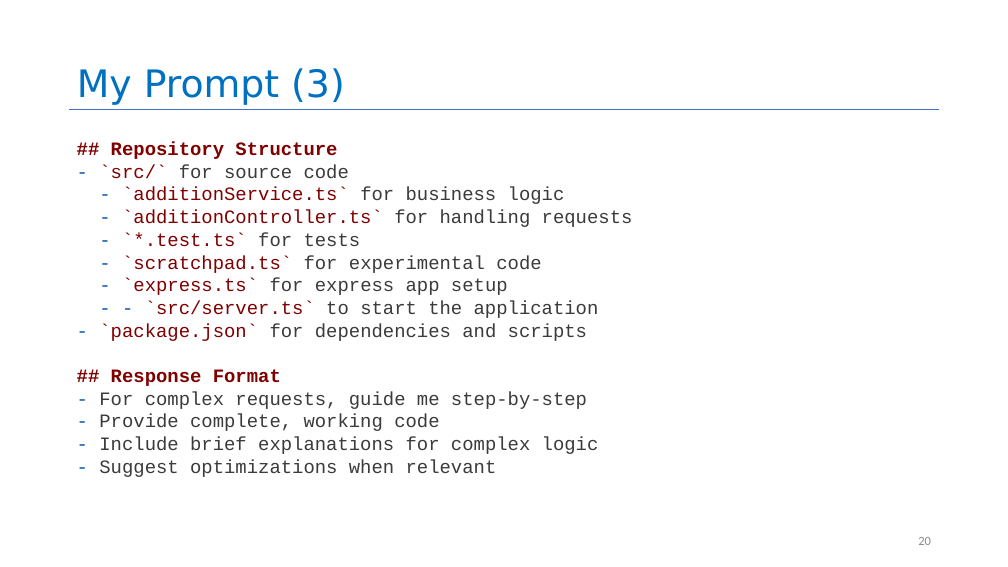
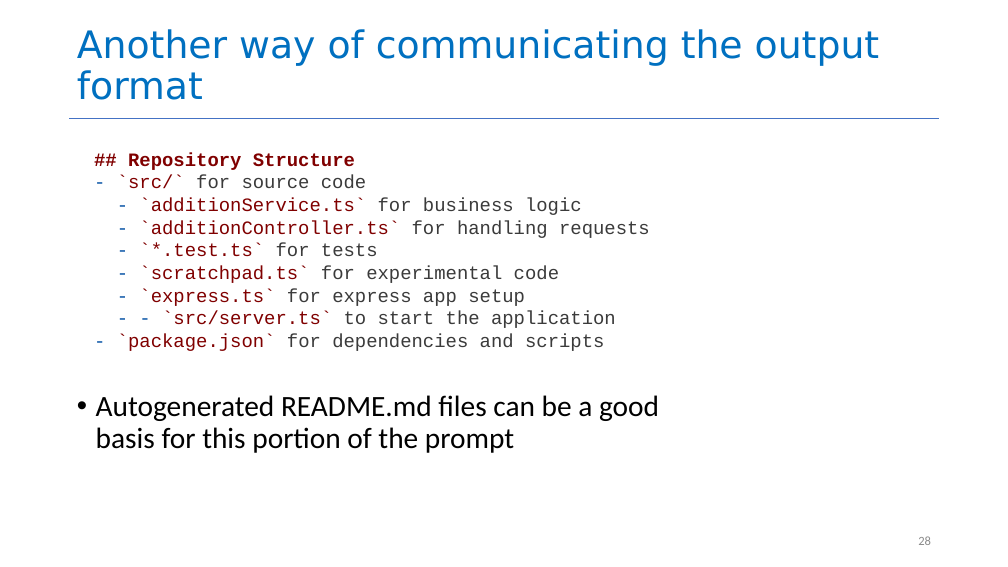
Before and after one commit to neu-se/CS4530-Spring-2026, a slide deck: slide 28 of Slides/Module 16 Using AI Agents.pptx (slide 20 before the commit). Drawn at 1008x567 pixels with LibreOffice and Linux fonts; fonts in the diff are those of the drawing. Boxes give left, top, right and bottom in pixels: in the first picture for what was removed or moved away, otherwise in the second. Text is boxed around its words. In the diff, an @@ line names an element or a change of style, - is before the commit and + after.

```diff
--- a/Slides/Module 16 Using AI Agents.pptx
+++ b/Slides/Module 16 Using AI Agents.pptx
@@ title at bbox=[77, 29, 880, 100]: text changed @@
-My Prompt (3)
+Another way of communicating the output format
@@ line moved from (70, 110) - (939, 110) to (70, 118) - (939, 118) @@
@@ text "## Repository Structure": place and size @@
-text "## Repository Structure" at bbox=[99, 142, 633, 477]
+text "## Repository Structure" at bbox=[117, 152, 650, 351]
@@ text at bbox=[99, 369, 599, 477]: paragraphs removed @@
-## Response Format
-- For complex requests, guide me step-by-step
-- Provide complete, working code
-- Include brief explanations for complex logic
-- Suggest optimizations when relevant
@@ text added at bbox=[96, 395, 659, 453], 28 pt, text #000000 @@
+• Autogenerated README.md files can be a good basis for this portion of the prompt
```
Also in this commit, not shown: 18 other slides changed, 21 slides added, 18 slides removed, 2 other files.
